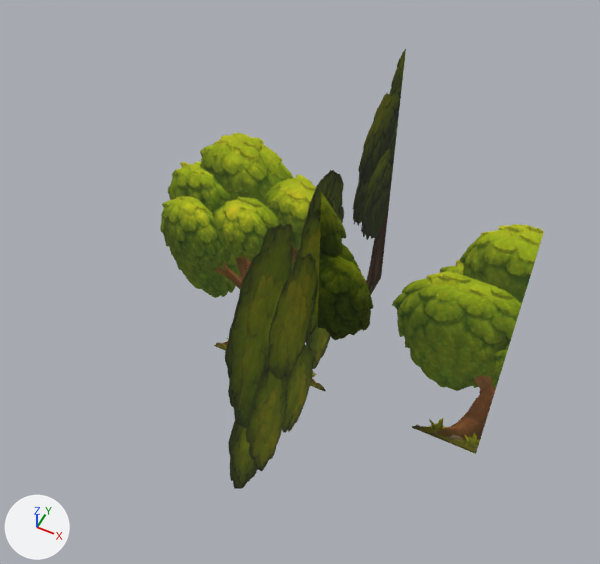
Before and after pictures for a commit that changed the glTF model public/models/props/impostor/tree-golden-canopy.glb.
The view is the same before and after, from a 50 mm camera at (1.17, -2.56, 3.22) aimed at (-0.1, -0.01, 0.03). The lights are fixed; the arrows at lower left show +X, +Y and +Z. The older version comes first.
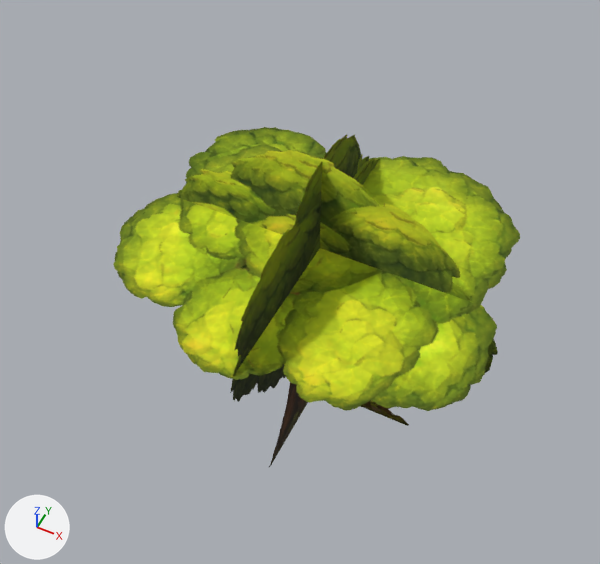
Pixel boxes [x1, y1, x2, y2] of what changed, in the pictures (600 x 564 px):
'Mesh_0', reshaped: before [160, 49, 544, 489]; after [113, 127, 520, 467]
part 1 of me_mesh_0, added (green): after [113, 127, 520, 411]
part 2 of me_mesh_0, surface changed: before [160, 49, 544, 489]; after [177, 135, 498, 467]

What changed in the scene script:
```text
Change me_mesh_0:
    used by ob_mesh_0; location = (0.0, 0.0, 0.0)
    verts and faces of me_mesh_0; kept vertices keep their numbers, new ones are numbered from 8
    remove me_mesh_0.from_pydata(...)  # 8 vertices, 4 faces; spans x -0.99..0.99, y -0.99..0.99, z -0.99..0.98
    add me_mesh_0.from_pydata(...)  # 12 vertices, 6 faces; spans x -0.99..0.99, y -0.99..0.99, z -0.99..0.98
    me_mesh_0 part 1
    add verts[8] = (-0.99, 0.99, 0.31)
    add verts[9] = (0.99, 0.99, 0.31)
    add verts[10] = (0.99, -0.99, 0.31)
    add verts[11] = (-0.99, -0.99, 0.31)
    add faces += [(8, 10, 9), (8, 11, 10)]
    me_mesh_0 part 2: 4 kept faces spanning x -0.99..0.99, y -0.99..0.99, z -0.99..0.98 get new texture (UV) coordinates
```
